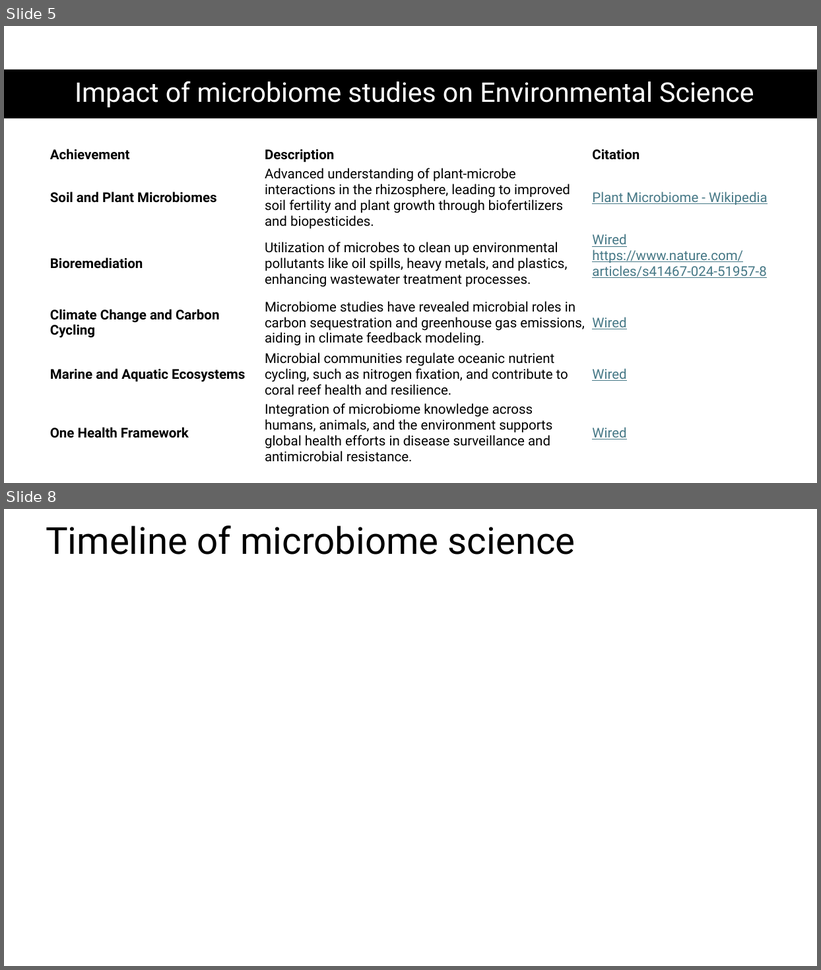
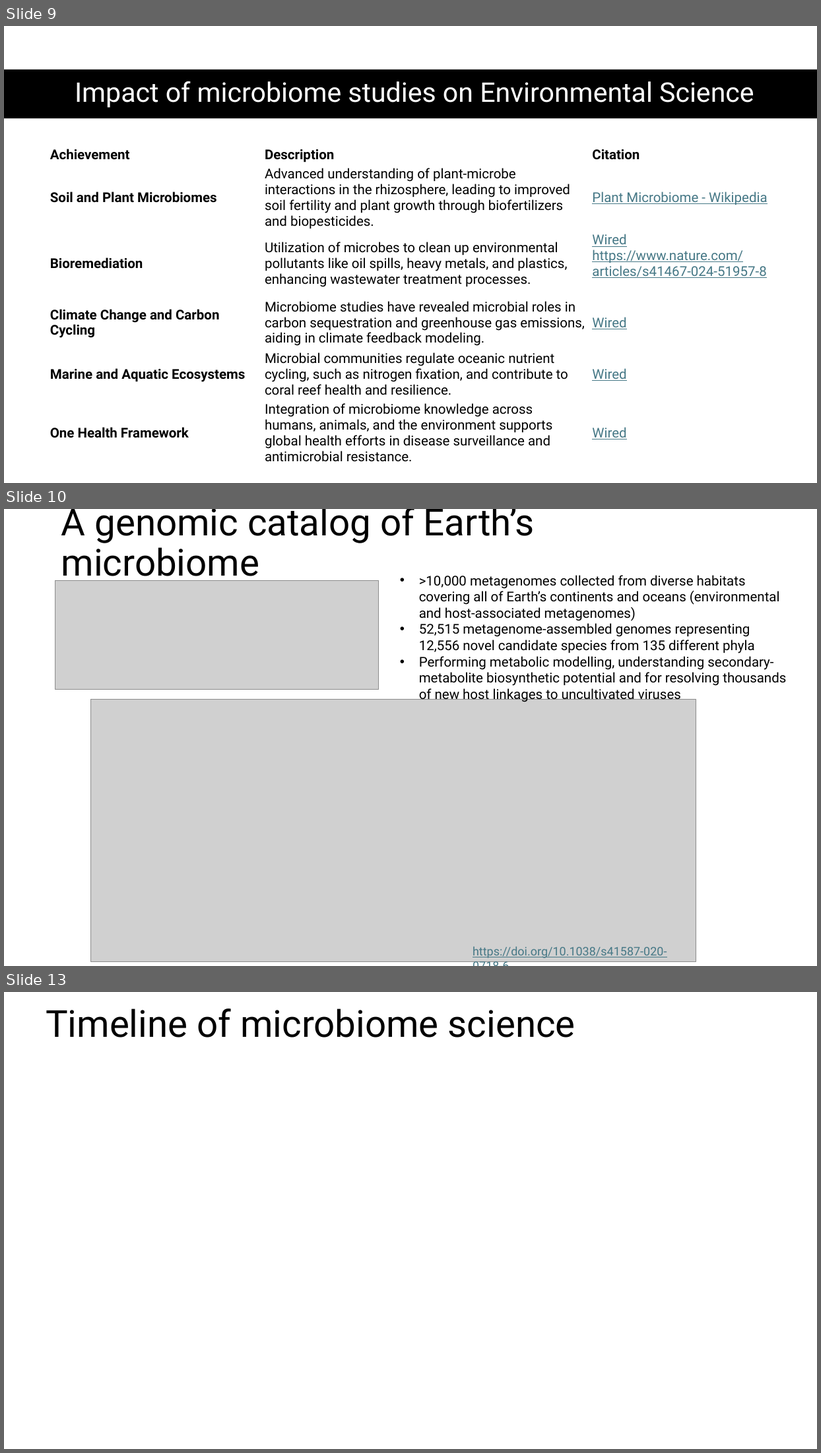
Before and after one commit to biosustain/dsp_metagenomics_training, a slide deck: course_contents/IntroMetagenomics.pptx. Shown one above the other, each under a label of ours: slides 5 and 8 before the commit, slides 9, 10 and 13 after it; the slides between them are not shown. The pictures are 821x970 and 821x1453 pixels, drawn with LibreOffice and Linux fonts; fonts in the diff are those of the drawing; grey boxes stand for pictures; background and template pictures are left out. Boxes give left, top, right and bottom in pixels: in the first picture for what was removed or moved away, otherwise in the second. Text is boxed around its words. In the diff, an @@ line names an element or a change of style, - is before the commit and + after.

```diff
--- a/course_contents/IntroMetagenomics.pptx
+++ b/course_contents/IntroMetagenomics.pptx
@@ slide 10 added at bbox=[4, 509, 817, 966], background #FFFFFF @@
@@ title added at bbox=[61, 509, 535, 584], 44 pt, text #000000 @@
+A genomic catalog of Earth’s microbiome
@@ picture added at bbox=[55, 580, 379, 690] @@
@@ text added at bbox=[419, 575, 786, 702], 16 pt, text #000000 @@
+• >10,000 metagenomes collected from diverse habitats covering all of Earth’s continents and oceans (environmental and host-associated metagenomes)
+• 52,515 metagenome-assembled genomes representing 12,556 novel candidate species from 135 different phyla
+• Performing metabolic modelling, understanding secondary-metabolite biosynthetic potential and for resolving thousands of new host linkages to uncultivated viruses
@@ picture added at bbox=[90, 699, 696, 962] @@
@@ text added at bbox=[473, 947, 667, 958], 14 pt, text #467886, underline @@
+https://doi.org/10.1038/s41587-020-0718-6
@@ what was slide 5 is now slide 9 @@
@@ what was slide 8 is now slide 13 @@
```
Also in this commit, not shown: 7 other slides added, 3 slides removed.
